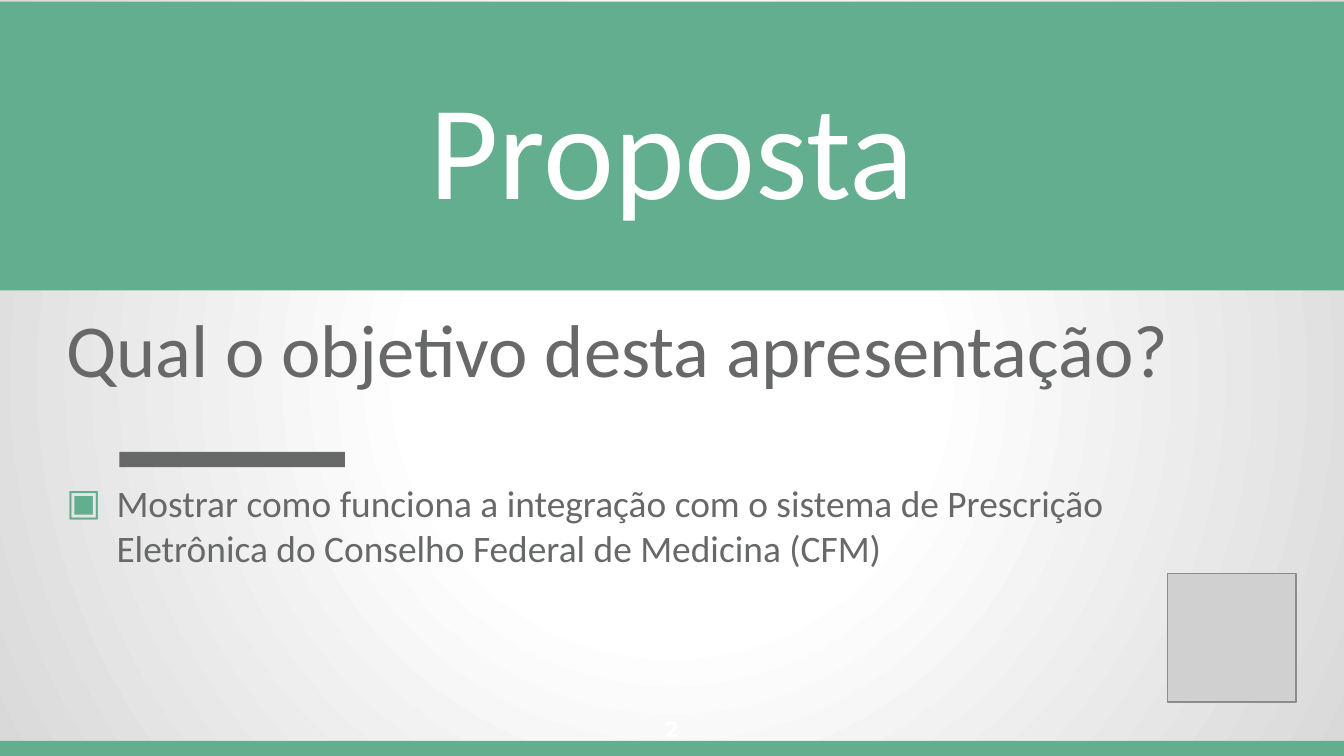
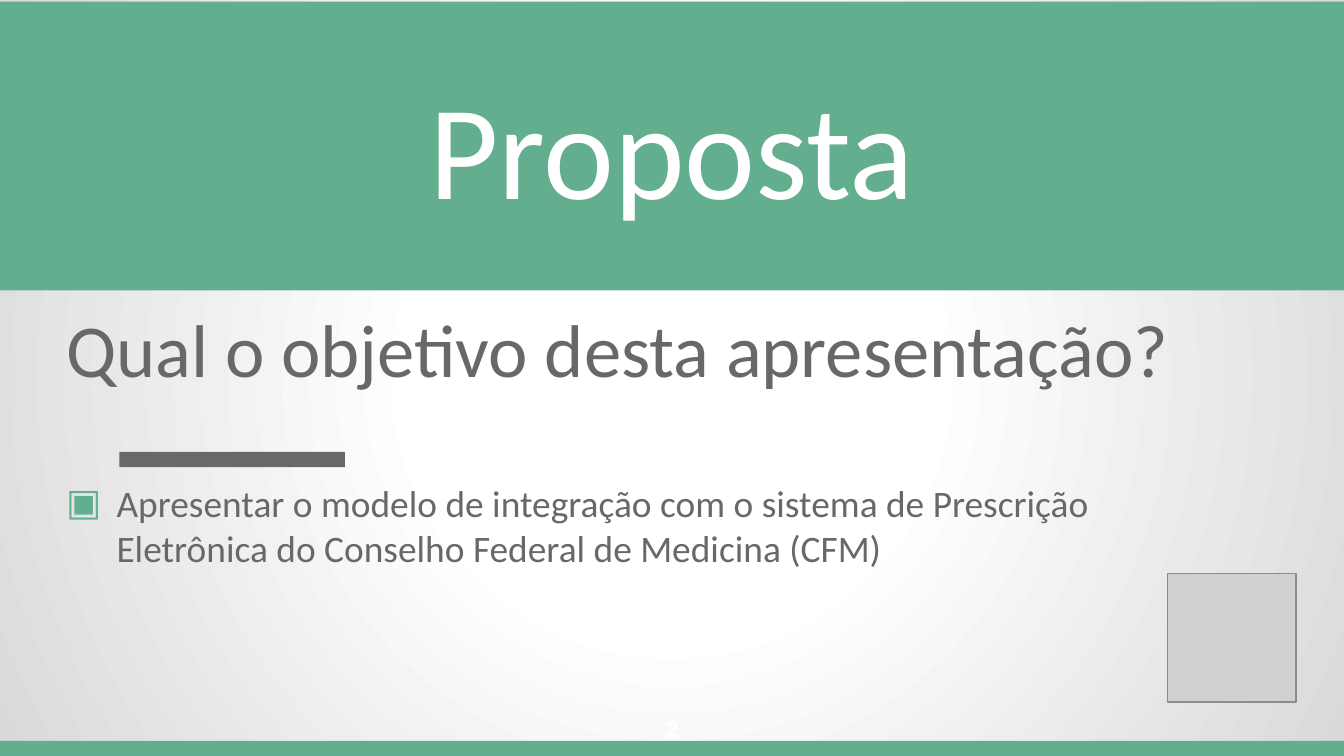
Before and after one commit to Conselho-Federal-de-Medicina/integracao-prescricao-cfm, a slide deck: slide 2 of public/apresentacao/Integracao_com_a_Prescricao_Eletronica_do_CFM.pptx. Drawn at 1344x756 pixels with LibreOffice and Linux fonts; fonts in the diff are those of the drawing; grey boxes stand for pictures. Boxes give left, top, right and bottom in pixels: in the first picture for what was removed or moved away, otherwise in the second. Text is boxed around its words. In the diff, an @@ line names an element or a change of style, - is before the commit and + after.

```diff
--- a/public/apresentacao/Integracao_com_a_Prescricao_Eletronica_do_CFM.pptx
+++ b/public/apresentacao/Integracao_com_a_Prescricao_Eletronica_do_CFM.pptx
@@ text at bbox=[117, 491, 1089, 567]: text changed @@
-▣ Mostrar como funciona a integração com o sistema de Prescrição Eletrônica do Conselho Federal de Medicina (CFM)
+▣ Apresentar o modelo de integração com o sistema de Prescrição Eletrônica do Conselho Federal de Medicina (CFM)
```
Also in this commit, not shown: 3 other slides changed, 1 slide added.
